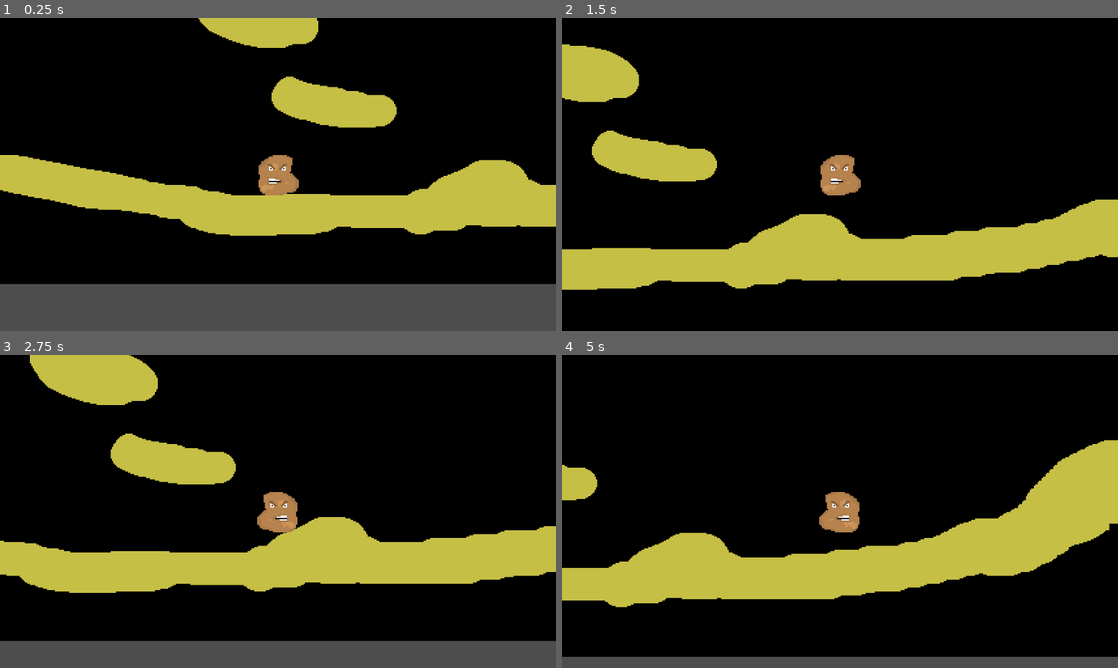
Above: before the commit, frames 1-4 (two rows, left to right).
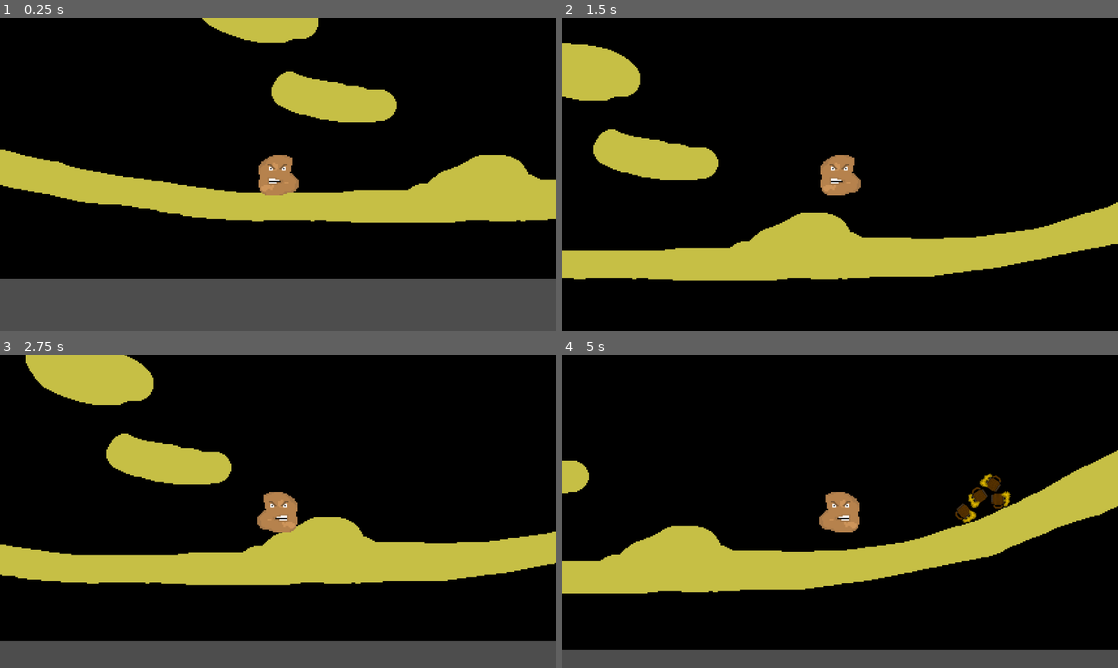
Above: after the commit, the same moments.

Repository: d0ctajones/gmtk-nugget
Game: Godot game, scene res://main.tscn
The game is run twice, just before and just after one commit, with the same random seed, the same clock (stepped at 60 frames per second) and the same inputs.
Inputs:
- Up to frame 1 (0.25 s): no input
- Up to frame 2 (1.5 s): tap Enter at 0.5 s; hold Space (jump) 0.53-1.28 s; hold D (move_right) from 0.53 s (still down); tap Space (jump) at 1.35 s
- Up to frame 3 (2.75 s): tap Space (jump) at 1.52, 1.82 s; release D (move_right) at 2.03 s; hold A (move_left) from 2.03 s (still down); hold Space (jump) from 2.03 s (still down)
- Up to frame 4 (5 s): release A (move_left) at 2.78 s; release Space (jump) at 2.78 s; hold D (move_right) 2.78-4.28 s; tap Space (jump) at 2.85, 3.02, 3.32, 4.35, 4.52, 4.82 s; hold Space (jump) 3.53-4.28 s; hold A (move_left) from 4.28 s (still down)

The runs differ from the first frame. In frame 1, 6.7% of the frame differs, in the area x 0-100%, y 0-86%; in frame 2, 3.6%; in frame 3, 3.1%; in frame 4, 10%, in the area x 0-100%, y 27-97%.

Commit message:
more collisions. add falling beer

Diff:
--- a/level/level.tscn
+++ b/level/level.tscn
@@ -1,6 +1,13 @@
-[gd_scene load_steps=2 format=3 uid="uid://bbinbrfsijhpq"]
+[gd_scene load_steps=5 format=3 uid="uid://bbinbrfsijhpq"]
 
 [ext_resource type="Texture2D" uid="uid://dkkm7i1afgn74" path="res://level/level.png" id="1"]
+[ext_resource type="PackedScene" uid="uid://p22natcypeo" path="res://objects/beer.tscn" id="2_cgi6j"]
+
+[sub_resource type="RectangleShape2D" id="RectangleShape2D_svd71"]
+size = Vector2(25, 284.5)
+
+[sub_resource type="RectangleShape2D" id="RectangleShape2D_v4pnq"]
+size = Vector2(29.9274, 658.416)
 
 [node name="Level" type="StaticBody2D"]
 
@@ -11,10 +18,10 @@
 position = Vector2(-66, 866)
 
 [node name="CollisionPolygon2D" type="CollisionPolygon2D" parent="."]
-polygon = PackedVector2Array(-71, 891, -26, 891, -25, 892, 30, 892, 39, 888, 42, 887, 46, 887, 50, 885, 53, 882, 57, 879, 61, 877, 67, 875, 69, 874, 72, 873, 78, 870, 81, 868, 85, 866, 88, 865, 109, 865, 113, 866, 119, 869, 123, 873, 126, 878, 129, 880, 133, 882, 135, 883, 140, 884, 147, 884, 164, 884, 164, 915, -72, 916, -72, 892)
+polygon = PackedVector2Array(-25, 895, -2, 892, 35, 892, 39, 888, 50, 887, 61, 879, 69, 876, 79, 871, 90, 866, 108, 866, 116, 869, 121, 874, 126, 881, 135, 885, 164, 885, 164, 915, -72, 916, -72, 895)
 
 [node name="CollisionPolygon2D2" type="CollisionPolygon2D" parent="."]
-polygon = PackedVector2Array(-71, 892, -100, 892, -111, 891, -121, 889, -128, 886, -137, 885, -151, 885, -163, 883, -180, 879, -193, 877, -206, 874, -216, 872, -227, 870, -242, 867, -257, 864, -265, 862, -266, 885, -71, 918)
+polygon = PackedVector2Array(-71, 895, -97, 895, -110, 893, -128, 890, -151, 887, -181, 883, -242, 870, -265, 864, -266, 885, -71, 918)
 
 [node name="CollisionPolygon2D3" type="CollisionPolygon2D" parent="."]
 polygon = PackedVector2Array(25, 824, 23, 820, 20, 817, 16, 815, 4, 815, 2, 814, 0, 813, -4, 812, -11, 812, -16, 810, - …(319 unchanged characters)…
@@ -29,11 +36,11 @@
 polygon = PackedVector2Array(-187, 620, -185, 614, -180, 610, -178, 609, -154, 609, -147, 610, -142, 611, -138, 610, -1 …(260 unchanged characters)…
 
 [node name="CollisionPolygon2D7" type="CollisionPolygon2D" parent="."]
-polygon = PackedVector2Array(174, 881, 186, 881, 202, 881, 212, 879, 232, 877, 246, 875, 262, 874, 277, 870, 294, 866, 306, 859, 318, 855, 333, 855, 343, 849, 357, 836, 392, 847, 375, 874, 230, 907, 182, 915, 163, 915, 164, 884, 169, 884)
+polygon = PackedVector2Array(202, 885, 221, 885, 238, 882, 265, 879, 285, 873, 315, 864, 337, 856, 364, 843, 392, 847, 375, 874, 230, 907, 182, 915, 163, 915, 164, 885)
 
 [node name="CollisionPolygon2D8" type="CollisionPolygon2D" parent="."]
 position = Vector2(0, -1)
-polygon = PackedVector2Array(-265, 863, -265, 863, -278, 862, -292, 860, -302, 857, -307, 852, -323, 847, -362, 837, -406, 823, -429, 812, -439, 807, -442, 800, -449, 792, -458, 788, -466, 785, -486, 772, -500, 754, -509, 730, -520, 706, -532, 688, -552, 668, -570, 661, -516, 774, -473, 815, -369, 862, -265, 885)
+polygon = PackedVector2Array(-265, 865, -278, 862, -302, 857, -323, 851, -362, 839, -406, 824, -440, 808, -465, 794, -489, 776, -502, 754, -512, 730, -520, 706, -532, 688, -552, 668, -570, 661, -516, 774, -473, 815, -369, 862, -265, 885)
 
 [node name="CollisionPolygon2D9" type="CollisionPolygon2D" parent="."]
 polygon = PackedVector2Array(-297, 600, -347, 600, -351, 598, -359, 596, -371, 592, -382, 584, -397, 576, -405, 570, -4 …(195 unchanged characters)…
@@ -51,7 +58,41 @@
 polygon = PackedVector2Array(-157, 490, -165, 490, -172, 487, -178, 479, -178, 471, -174, 462, -164, 456, -158, 446, -1 …(342 unchanged characters)…
 
 [node name="CollisionPolygon2D14" type="CollisionPolygon2D" parent="."]
-polygon = PackedVector2Array(349, 843, 358, 831, 366, 823, 380, 810, 414, 794, 447, 788, 466, 785, 493, 773, 510, 763, 543, 740, 555, 724, 572, 714, 594, 691, 600, 687, 609, 678, 651, 636, 680, 600, 720, 600, 674, 657, 598, 740, 524, 800, 417, 839)
+polygon = PackedVector2Array(364, 844, 400, 824, 446, 800, 474, 785, 495, 773, 514, 762, 526, 756, 544, 740, 557, 724, 572, 714, 595, 692, 603, 687, 611, 678, 624, 663, 651, 636, 680, 600, 720, 600, 674, 657, 598, 740, 524, 800, 417, 839)
 
 [node name="CollisionPolygon2D15" type="CollisionPolygon2D" parent="."]
 polygon = PackedVector2Array(-13, 564, -11, 559, 0, 551, 18, 551, 33, 545, 52, 540, 70, 536, 142, 536, 147, 535, 150, 5 …(324 unchanged characters)…
+
+[node name="Beer" parent="." instance=ExtResource("2_cgi6j")]
+position = Vector2(-232, -775)
+
+[node name="Beer2" parent="." instance=ExtResource("2_cgi6j")]
+position = Vector2(-310, -841)
+
+[node name="Beer3" parent="." instance=ExtResource("2_cgi6j")]
+position = Vector2(-308, -768)
+
+[node name="Beer4" parent="." instance=ExtResource("2_cgi6j")]
+position = Vector2(-313, -691)
+
+[node name="CollisionShape2D" type="CollisionShape2D" parent="."]
+position = Vector2(-245, -23.75)
+shape = SubResource("RectangleShape2D_svd71")
+
+[node name="CollisionShape2D2" type="CollisionShape2D" parent="."]
+position = Vector2(-327.802, -486.902)
+rotation = -0.261799
+scale = Vector2(1, 1)
+shape = SubResource("RectangleShape2D_v4pnq")
+
+[node name="CollisionPolygon2D16" type="CollisionPolygon2D" parent="."]
+polygon = PackedVector2Array(-680, 640, -699, 649, -712, 677, -727, 718, -728, 755, -723, 785, -700, 785)
+
+[node name="CollisionPolygon2D17" type="CollisionPolygon2D" parent="."]
+polygon = PackedVector2Array(-680, 641, -677, 639, -629, 639, -621, 642, -616, 643, -608, 647, -605, 649, -570, 660, -569, 667)
+
+[node name="CollisionPolygon2D18" type="CollisionPolygon2D" parent="."]
+polygon = PackedVector2Array(-858, 544, -883, 607, -886, 687, -875, 784, -856, 869, -829, 960, -841, 956, -911, 743, -908, 589)
+
+[node name="CollisionPolygon2D19" type="CollisionPolygon2D" parent="."]
+polygon = PackedVector2Array(681, 600, 703, 562, 722, 526, 750, 465, 785, 388, 808, 326, 829, 236, 840, 164, 881, 165, 850, 326, 760, 522, 713, 601)
--- a/objects/beer.tscn
+++ b/objects/beer.tscn
@@ -1,17 +1,17 @@
-[gd_scene load_steps=3 format=2]
+[gd_scene load_steps=3 format=3 uid="uid://p22natcypeo"]
 
-[ext_resource path="res://objects/beer.png" type="Texture2D" id=1]
+[ext_resource type="Texture2D" uid="uid://s0ffbdjgo1tq" path="res://objects/beer.png" id="1"]
 
-[sub_resource type="CircleShape2D" id=1]
+[sub_resource type="CircleShape2D" id="1"]
 radius = 8.0
 
 [node name="Beer" type="RigidBody2D"]
 collision_layer = 16
-collision_mask = 5
+collision_mask = 21
 
 [node name="Sprite2D" type="Sprite2D" parent="."]
-scale = Vector2( 0.5, 0.5 )
-texture = ExtResource( 1 )
+scale = Vector2(0.5, 0.5)
+texture = ExtResource("1")
 
 [node name="CollisionShape2D" type="CollisionShape2D" parent="."]
-shape = SubResource( 1 )
+shape = SubResource("1")
--- a/player/player.gd
+++ b/player/player.gd
@@ -136,17 +136,6 @@
 ################################################################################
 # Timer Functions
 
-func add_no_jump_timer():
-    # Prevent player from hitting jump for a moment after landing
-    var timer = Timer.new()
-    timer.name = "no_jump_timer"
-    timer.set_one_shot(true)
-    timer.set_wait_time(vertical_jump_time)
-    timer.connect('timeout', Callable(timer, 'queue_free'))
-
-    add_child(timer)
-    timer.start()
-
 func add_jump_timer():
     # Set timer that allows player to ingore gravity until vertical_jump_time passes
     var timer = Timer.new()
--- a/player/player.tscn
+++ b/player/player.tscn
@@ -7,7 +7,7 @@
 collision_layer = 4
 collision_mask = 7
 floor_stop_on_slope = false
-floor_max_angle = 1.22173
+floor_max_angle = 1.0472
 floor_snap_length = 3.0
 script = ExtResource("2")
 
Binary file changed: level/level.aseprite
Binary file changed: level/level.png
